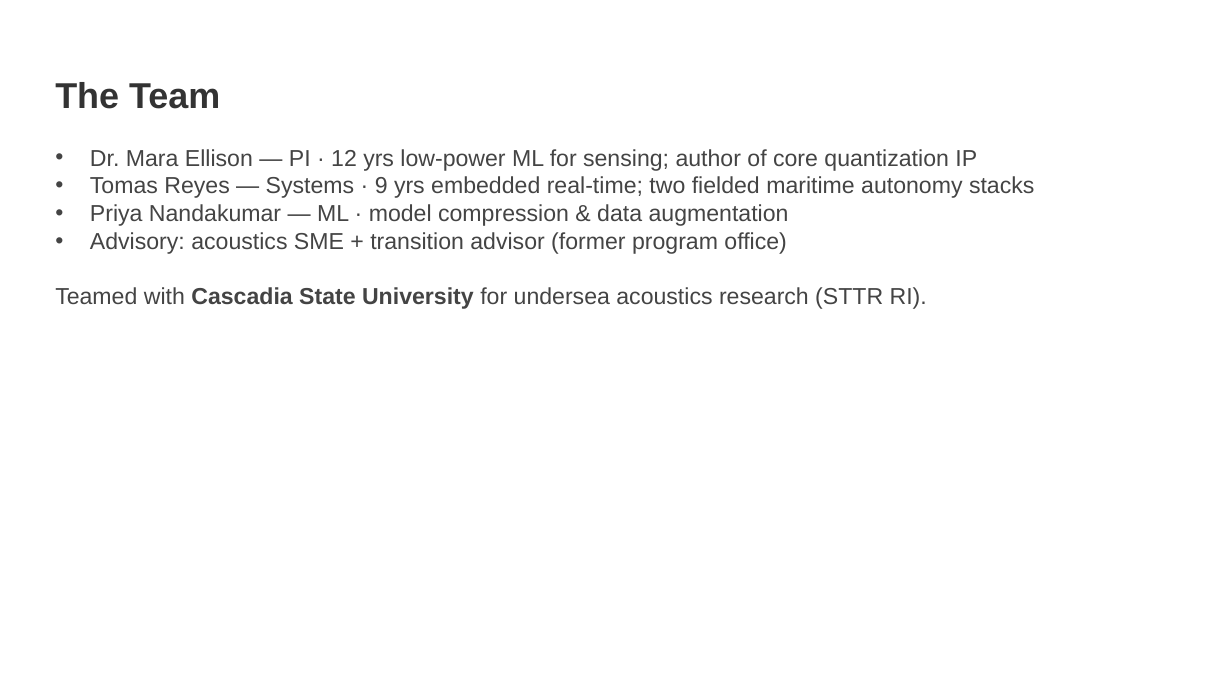
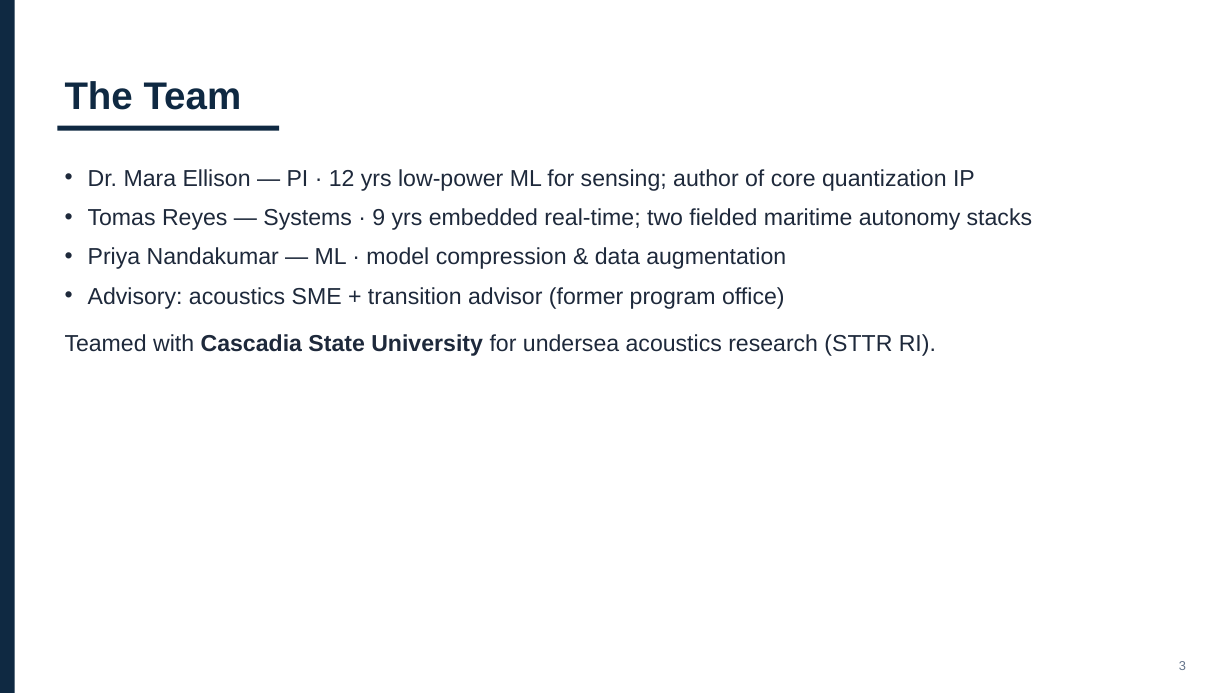
Before and after one commit to ubi-wagner/govwin, a slide deck: slide 3 of docs/sample-proposal-navy-sttr/Aerivio_Navy_STTR_Company_Overview.pptx. Drawn at 1232x693 pixels with LibreOffice and Linux fonts; fonts in the diff are those of the drawing. Boxes give left, top, right and bottom in pixels: in the first picture for what was removed or moved away, otherwise in the second. Text is boxed around its words. In the diff, an @@ line names an element or a change of style, - is before the commit and + after.

```diff
--- a/docs/sample-proposal-navy-sttr/Aerivio_Navy_STTR_Company_Overview.pptx
+++ b/docs/sample-proposal-navy-sttr/Aerivio_Navy_STTR_Company_Overview.pptx
@@ rectangle added at <box>0,0,15,693</box>, fill #0F2942 @@
@@ text "The Team": place and size @@
-text "The Team" at <box>55,82,220,109</box>
+text "The Team" at <box>65,81,242,110</box>
@@ text "The Team" at <box>65,81,242,110</box>: size 28 to 30 pt, text colour #333333 to #0F2942 @@
@@ rectangle added at <box>57,126,279,131</box>, fill #0F2942 @@
@@ text "Dr. Mara Ellison — PI ...": place and size @@
-text "Dr. Mara Ellison — PI ..." at <box>90,149,1034,254</box>
+text "Dr. Mara Ellison — PI ..." at <box>88,169,1032,309</box>
@@ text "Dr. Mara Ellison — PI ..." at <box>88,169,1032,309</box>: text colour #444444 to #1E293B; indent changed; line spacing 1 to 1.05; more space between paragraphs @@
@@ text "Teamed with Cascadia State University ...": place and size @@
-text "Teamed with Cascadia State University ..." at <box>55,287,927,309</box>
+text "Teamed with Cascadia State University ..." at <box>65,334,936,356</box>
@@ text "Teamed with Cascadia State University ..." at <box>65,334,936,356</box>: text colour #444444 to #1E293B @@
@@ text added at <box>1179,661,1186,670</box>, 10 pt, text #64748B @@
+3
```
Also in this commit, not shown: 9 other slides changed, 25 other files.
